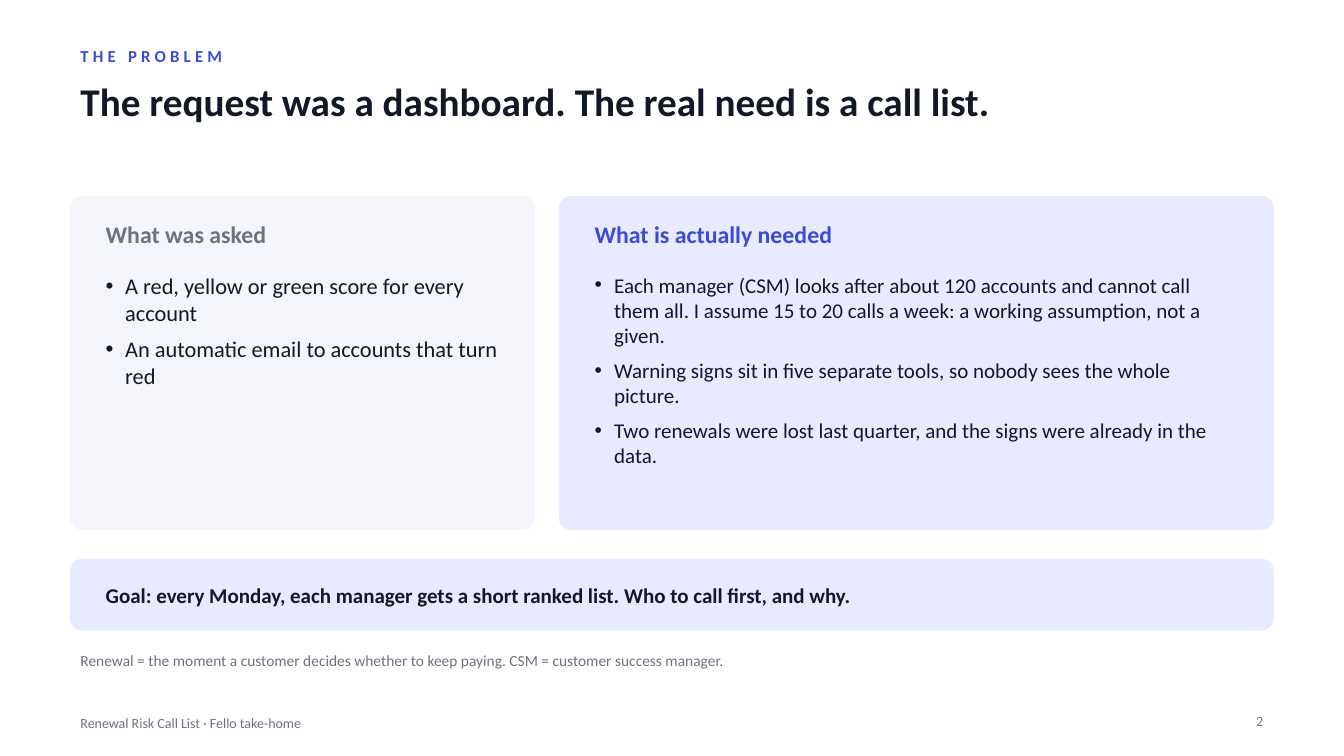
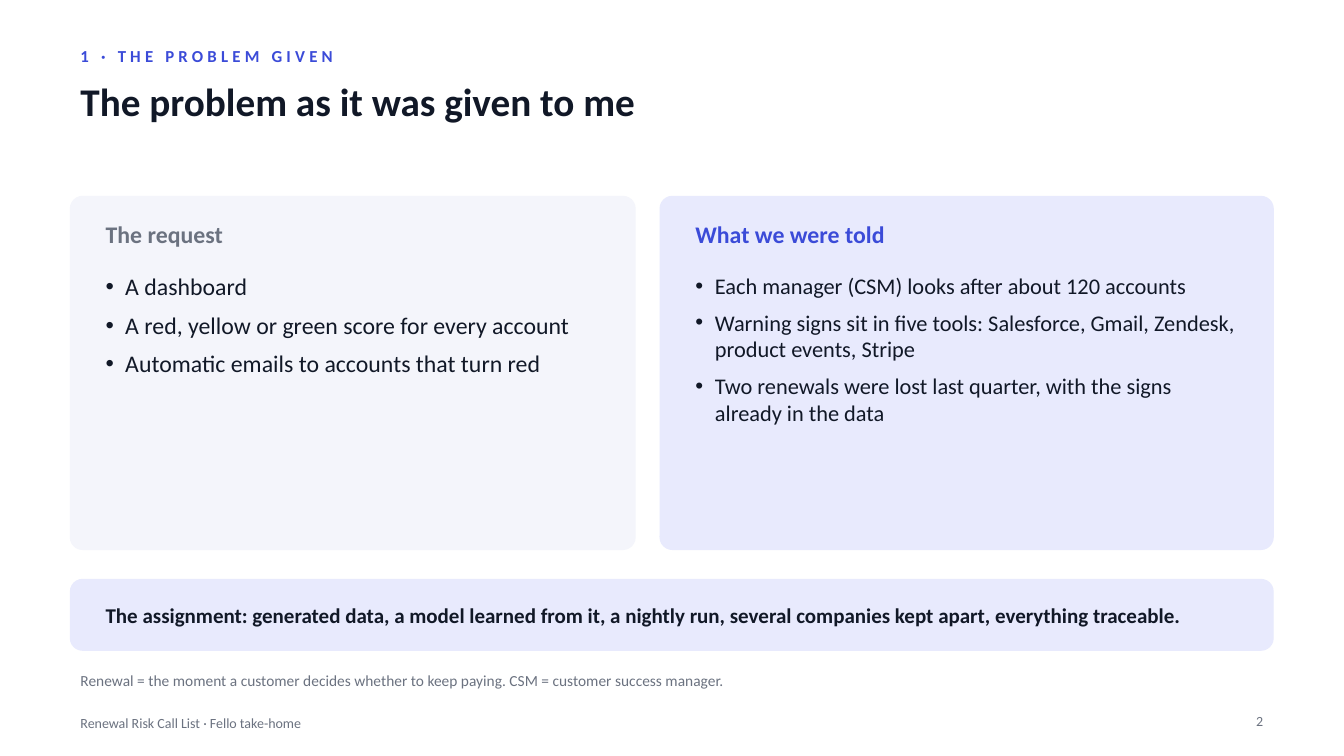
Before and after one commit to udhayakumaran/fello-renewal-risk, a slide deck: slide 2 of docs/renewal-risk-deck.pptx. Drawn at 1344x756 pixels with LibreOffice and Linux fonts; fonts in the diff are those of the drawing. Boxes give left, top, right and bottom in pixels: in the first picture for what was removed or moved away, otherwise in the second. Text is boxed around its words. In the diff, an @@ line names an element or a change of style, - is before the commit and + after.

```diff
--- a/docs/renewal-risk-deck.pptx
+++ b/docs/renewal-risk-deck.pptx
@@ text at [80,51,333,62]: text changed @@
-THE PROBLEM
+1 · THE PROBLEM GIVEN
@@ text at [80,88,635,123]: text changed @@
-The request was a dashboard. The real need is a call list.
+The problem as it was given to me
@@ rounded rectangle at [71,197,635,549]: proportions changed @@
@@ rounded rectangle: place and size @@
-rounded rectangle at [71,197,534,529]
+rounded rectangle at [71,197,635,549]
@@ rounded rectangle: place and size @@
-rounded rectangle at [560,197,1273,529]
+rounded rectangle at [660,197,1273,549]
@@ rounded rectangle at [660,197,1273,549]: proportions changed @@
@@ text at [106,226,223,247]: text changed @@
-What was asked
+The request
@@ text at [695,226,884,243]: text changed @@
-What is actually needed
+What we were told
@@ text at [125,278,247,295]: paragraph added @@
+• A dashboard
@@ text at [715,278,1234,425]: text changed; size 15 to 16 pt @@
-• Each manager (CSM) looks after about 120 accounts and cannot call them all. I assume 15 to 20 calls a week: a working assumption, not a given.
-• Warning signs sit in five separate tools, so nobody sees the whole picture.
-• Two renewals were lost last quarter, and the signs were already in the data.
+• Each manager (CSM) looks after about 120 accounts
+• Warning signs sit in five tools: Salesforce, Gmail, Zendesk, product events, Stripe
+• Two renewals were lost last quarter, with the signs already in the data
@@ text at [125,317,569,338]: size 16 to 17 pt in "A red, yellow or green score for ..." @@
@@ text at [125,355,540,372]: text changed; size 16 to 17 pt @@
-• An automatic email to accounts that turn red
+• Automatic emails to accounts that turn red
@@ rounded rectangle: place and size @@
-rounded rectangle at [71,560,1273,630]
+rounded rectangle at [71,580,1273,650]
@@ text at [106,608,1180,627]: text changed @@
-Goal: every Monday, each manager gets a short ranked list. Who to call first, and why.
+The assignment: generated data, a model learned from it, a nightly run, several companies kept apart, everything traceable.
@@ text "Renewal = the moment a ...": place and size @@
-text "Renewal = the moment a ..." at [80,655,723,669]
+text "Renewal = the moment a ..." at [80,675,723,689]
```
Also in this commit, not shown: 7 other slides changed, 10 slides added, 4 slides removed, 6 other files.
